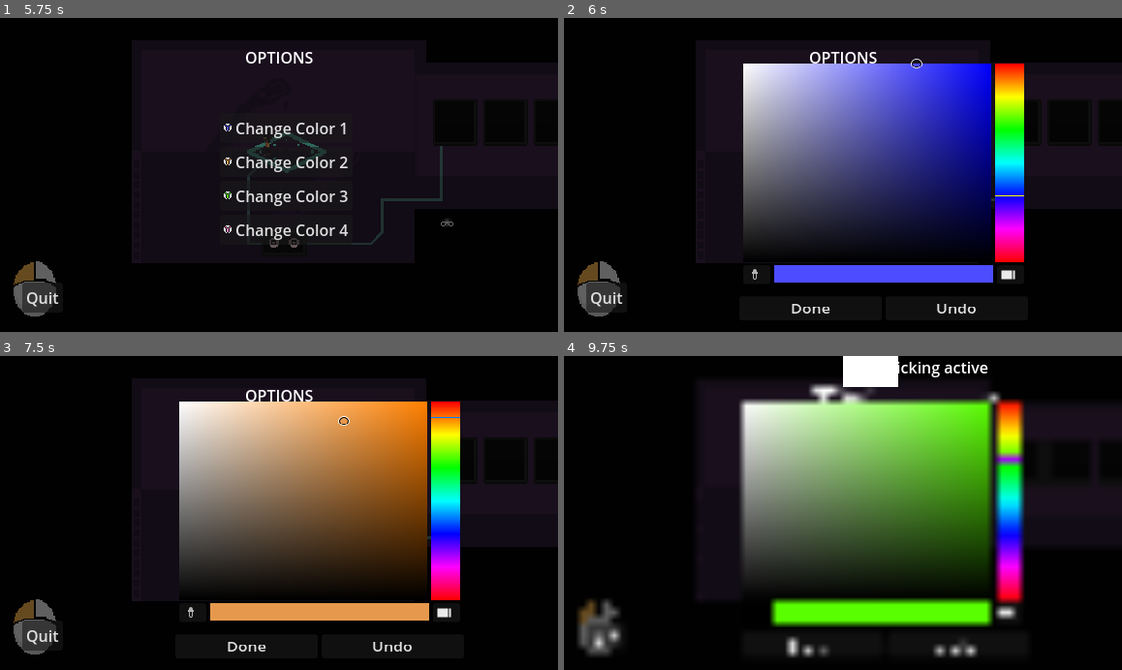
Above: before the commit, frames 1-4 (two rows, left to right).
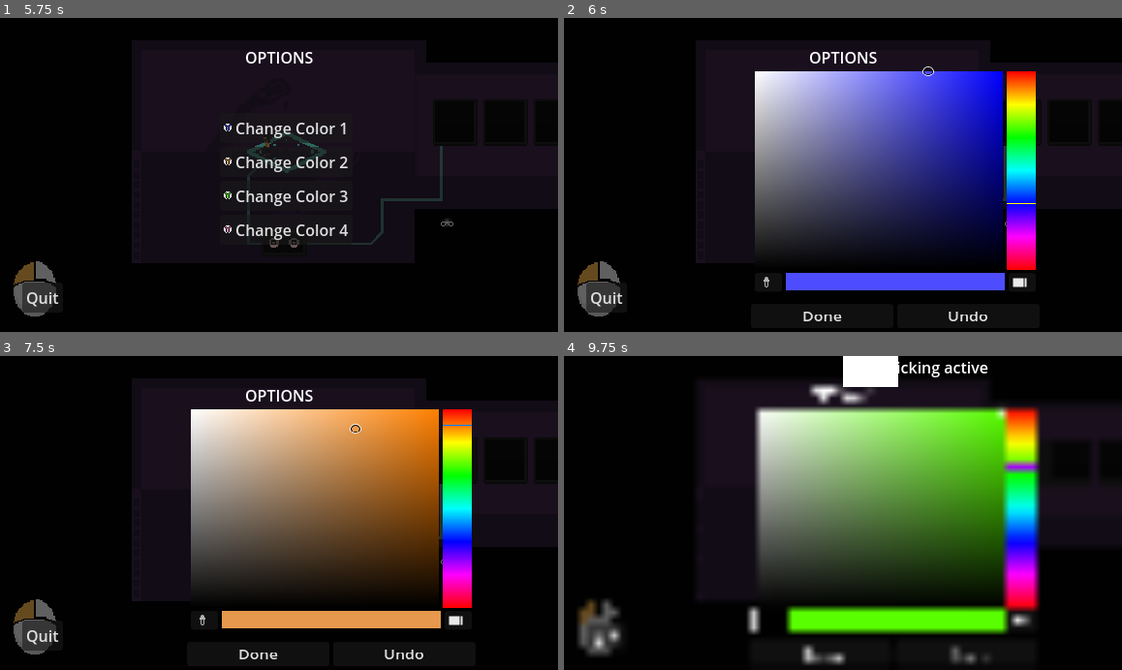
Above: after the commit, the same moments.

Repository: Lilith-In-Starlight/xau
Game: Godot game, scene res://game.tscn
The game is run twice, just before and just after one commit, with the same random seed, the same clock (stepped at 60 frames per second) and the same inputs. Sound files missing from this copy of the repository are replaced by a short silence.
Inputs (mouse positions are in pixels of both pictures, inside the frame that each line leads up to; where the layout moved, square brackets give the same spot in the first picture):
- Up to frame 1 (5.75 s): click (267, 240) at 0.52 s; move the mouse to (401, 159) at 1.27 s; hold D (right) 1.28-2.03 s; tap Space (confirm) at 1.35, 4.35 s; click (401, 159) at 1.42 s; move the mouse to (167, 190) at 2.02 s; hold S (down) 2.03-2.78 s; click (167, 190) at 2.1 s; move the mouse to (334, 105) at 2.77 s; hold D (right) 2.78-3.53 s; hold Right mouse button (noconnect) 2.78-3.53 s; move the mouse to (251, 237) at 3.52 s; hold W (up) 3.53-4.28 s; tap Z (undo) at 3.6 s; click (251, 237) at 3.67 s; move the mouse to (446, 222) at 4.27 s; hold A (left) from 4.28 s (still down); tap Escape (pause) at 4.9 s; move the mouse to (111, 127) at 5.02 s; click (111, 127) at 5.1 s
- Up to frame 2 (6 s): release A (left) at 5.75 s; click "Change Color 1" at 5.75 s
- Up to frame 3 (7.5 s): click "Done" at 6.5 s; click "Change Color 2" at 7.25 s
- Up to frame 4 (9.75 s): click "Done" at 8 s; click "Change Color 3" at 8.75 s; click (770, 619) [759, 613] at 9.5 s

Frame 1 is identical in both runs. In frame 2, 9.9% of the frame differs, in the area x 32-85%, y 12-97%; in frame 3, 10%; in frame 4, 15%, in the area x 31-86%, y 11-99%.

Commit message:
Fixed issues with the quit button

Diff:
--- a/PauseMenu.gd
+++ b/PauseMenu.gd
@@ -64,4 +64,6 @@
 
 
 func _on_quit_pressed():
+	get_tree().call_group("Puzzle", "save_data")
+	SaveData.save()
 	get_tree().quit()
--- a/character.gd
+++ b/character.gd
@@ -20,7 +20,6 @@
 
 
 func _process(delta):
-	SaveData.save_handler.vsave_value(["player", "position"], position)
 	if Input.is_action_pressed("up") and not Input.is_action_pressed("down"):
 		velocity.y = lerp(velocity.y, -MAX_VEL, GO_MULT* delta*60.0)
 	elif Input.is_action_pressed("down") and not Input.is_action_pressed("up"):
--- a/game.gd
+++ b/game.gd
@@ -60,6 +60,7 @@
 				var pos_delta = CursorNode.position - cursor_goal
 				get_viewport().warp_mouse(get_viewport().get_mouse_position() - pos_delta)
 		else:
+			SaveData.save_handler.vsave_value(["player", "position"], $Character.position)
 			CursorNode.change_blink(false)
 
 
--- a/game.tscn
+++ b/game.tscn
@@ -115,10 +115,10 @@
 anchor_top = 0.5
 anchor_right = 0.5
 anchor_bottom = 0.5
-offset_left = -89.0
-offset_top = -118.0
-offset_right = 173.0
-offset_bottom = 244.0
+offset_left = -73.0
+offset_top = -110.0
+offset_right = 181.0
+offset_bottom = 252.0
 grow_horizontal = 2
 grow_vertical = 2
 scale = Vector2(1, 0.8)
